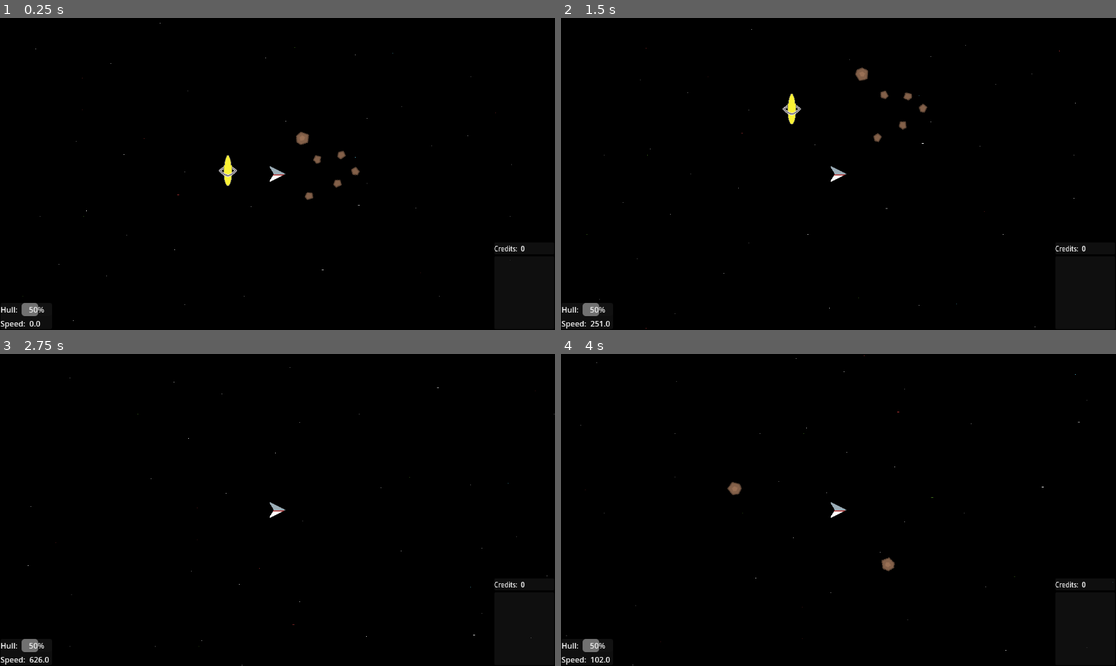
Above: before the commit, frames 1-4 (two rows, left to right).
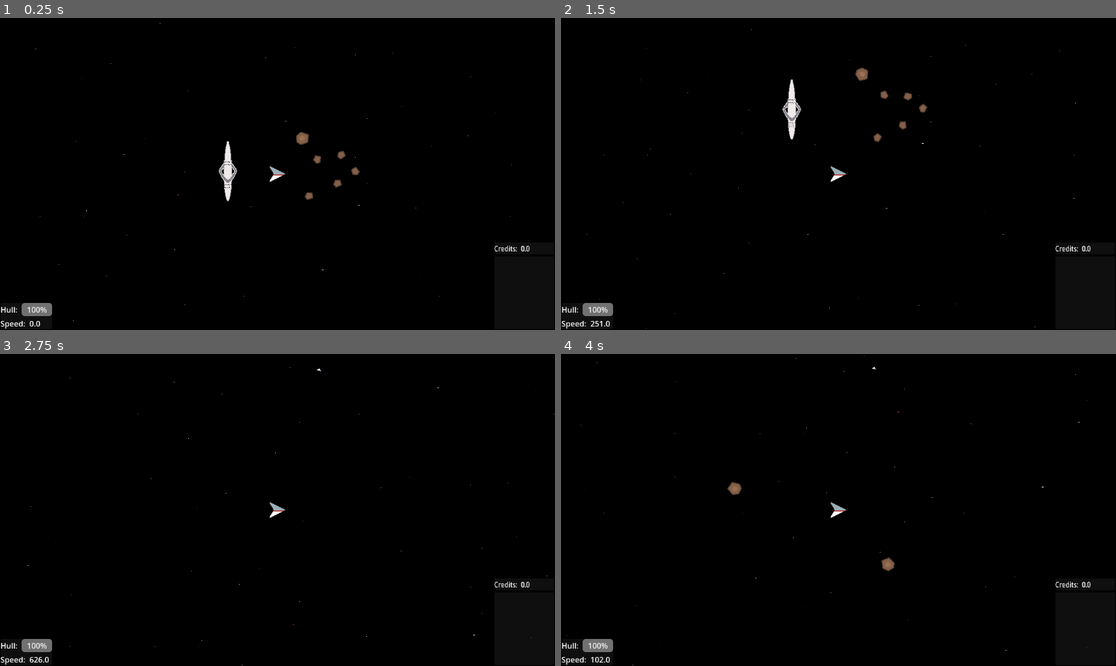
Above: after the commit, the same moments.

Repository: BenjaminRogers/Drone-Tender
Game: Godot game, scene res://Levels/world_1.tscn
The game is run twice, just before and just after one commit, with the same random seed, the same clock (stepped at 60 frames per second) and the same inputs.
Inputs:
- Up to frame 1 (0.25 s): no input
- Up to frame 2 (1.5 s): hold E (lateral_right) 0.53-1.28 s; hold Space (shoot) 0.53-1.28 s; hold S (backwards) from 1.28 s (still down); tap X (Stop) at 1.35 s
- Up to frame 3 (2.75 s): tap Space (shoot) at 1.55 s; release S (backwards) at 2.03 s; hold E (lateral_right) from 2.03 s (still down); hold Space (shoot) from 2.03 s (still down)
- Up to frame 4 (4 s): release E (lateral_right) at 2.78 s; release Space (shoot) at 2.78 s; hold W (forward) 2.78-3.53 s; tap Space (shoot) at 2.85, 3.8 s; hold Q (lateral_left) from 3.53 s (still down); hold X (Stop) from 3.53 s (still down)

The runs differ from the first frame. In frame 1, 0.4% of the frame differs, in the area x 5-96%, y 39-96%; in frame 2, 0.4%, in the area x 5-96%, y 19-96%; in frame 3, 0.1%; in frame 4, 0.1%.

Commit message:
Implemented screen edge navigation marker
Navigation marker points towards nearest station. Also added sound effects, repair system, and minor UI changes

Diff:
--- a/spaceminer/Levels/Objects/Scenes/space_station.gd
+++ b/spaceminer/Levels/Objects/Scenes/space_station.gd
@@ -1,5 +1,6 @@
 extends Node2D
 var value_dict: Dictionary[String, float] = {"Copper": 2.5, "Silver": 4.5, "Gold": 8}
+var repair_cost: float = 2.5
 func buy_resources(object: Node2D):
 	if not object.inventory.is_empty():
 		var received_dict: Dictionary[String, int] = object.inventory
@@ -8,8 +9,12 @@
 			if value_dict.has(key):
 				total_credits += received_dict[key] * value_dict[key]
 		object.credits += total_credits
+		await FloatingText.display_text(str("Credits earned: ", total_credits),object.global_position, "GOLD")
 		object.update_credits()
 		object.clear_inventory()
+	if object.has_method("repair"):
+		if object.current_health < object.max_health:
+			object.repair(repair_cost)
 # Called when the node enters the scene tree for the first time.
 func _ready() -> void:
 	pass # Replace with function body.
--- a/spaceminer/Levels/Objects/Scenes/space_station_1_root.tscn
+++ b/spaceminer/Levels/Objects/Scenes/space_station_1_root.tscn
@@ -1,23 +1,61 @@
-[gd_scene load_steps=4 format=3 uid="uid://biqrgq620lk12"]
+[gd_scene load_steps=9 format=3 uid="uid://biqrgq620lk12"]
 
 [ext_resource type="Script" uid="uid://bp61gi12xbgar" path="res://Levels/Objects/Scenes/space_station.gd" id="1_d60ge"]
-[ext_resource type="Texture2D" uid="uid://duxe5v71kshrc" path="res://Levels/Objects/Sprites/Spacestation1Sprite.png" id="1_o2o5h"]
+[ext_resource type="Texture2D" uid="uid://xnw30k6ydp5g" path="res://Levels/Objects/Sprites/Spacestation1Sprite-sheet.png" id="2_d60ge"]
+
+[sub_resource type="AtlasTexture" id="AtlasTexture_g3ayh"]
+atlas = ExtResource("2_d60ge")
+region = Rect2(0, 0, 64, 128)
+
+[sub_resource type="AtlasTexture" id="AtlasTexture_jm60d"]
+atlas = ExtResource("2_d60ge")
+region = Rect2(64, 0, 64, 128)
+
+[sub_resource type="AtlasTexture" id="AtlasTexture_r7y15"]
+atlas = ExtResource("2_d60ge")
+region = Rect2(128, 0, 64, 128)
+
+[sub_resource type="AtlasTexture" id="AtlasTexture_tdcgp"]
+atlas = ExtResource("2_d60ge")
+region = Rect2(192, 0, 64, 128)
+
+[sub_resource type="SpriteFrames" id="SpriteFrames_8apgo"]
+animations = [{
+"frames": [{
+"duration": 1.0,
+"texture": SubResource("AtlasTexture_g3ayh")
+}, {
+"duration": 1.0,
+"texture": SubResource("AtlasTexture_jm60d")
+}, {
+"duration": 1.0,
+"texture": SubResource("AtlasTexture_r7y15")
+}, {
+"duration": 1.0,
+"texture": SubResource("AtlasTexture_tdcgp")
+}],
+"loop": true,
+"name": &"default",
+"speed": 5.0
+}]
 
 [sub_resource type="CapsuleShape2D" id="CapsuleShape2D_g3ayh"]
 radius = 9.0
-height = 62.0
+height = 104.0
 
 [node name="SpaceStation1Root" type="Node2D"]
 script = ExtResource("1_d60ge")
 
-[node name="Sprite2D" type="Sprite2D" parent="."]
-texture = ExtResource("1_o2o5h")
+[node name="AnimatedSprite2D" type="AnimatedSprite2D" parent="."]
+sprite_frames = SubResource("SpriteFrames_8apgo")
+autoplay = "default"
+frame_progress = 0.899869
 
-[node name="DepositArea" type="Area2D" parent="."]
+[node name="DepositArea" type="Area2D" parent="AnimatedSprite2D"]
 unique_name_in_owner = true
 collision_layer = 0
 
-[node name="CollisionShape2D" type="CollisionShape2D" parent="DepositArea"]
+[node name="CollisionShape2D" type="CollisionShape2D" parent="AnimatedSprite2D/DepositArea"]
 shape = SubResource("CapsuleShape2D_g3ayh")
 
-[connection signal="body_entered" from="DepositArea" to="." method="buy_resources"]
+[connection signal="body_entered" from="AnimatedSprite2D/DepositArea" to="." method="buy_resources"]
--- /dev/null
+++ b/spaceminer/Levels/station_marker.gd
@@ -0,0 +1,26 @@
+extends Sprite2D
+
+
+@export var target_node_path: NodePath
+var target: Node2D
+
+func _ready():
+	target = get_parent()
+	visible = false # Start hidden
+
+func _process(delta):
+	if target and not target.get_node("VisibleOnScreenNotifier2D").is_on_screen():
+		visible = true
+		# Calculate direction and position marker
+		var camera = get_viewport().get_camera_2d()
+		var camera_center = camera.global_position
+		var direction_to_target = (target.global_position - camera_center).normalized()
+
+		# Clamp marker position to screen edges
+		var viewport_rect = get_viewport_rect()
+		var marker_position = camera_center + direction_to_target * (min(viewport_rect.size.x, viewport_rect.size.y) / 2 - 20) # Adjust padding
+
+		global_position = marker_position
+		look_at(target.global_position) # Make the marker point towards the target
+	else:
+		visible = false
--- /dev/null
+++ b/spaceminer/Levels/visible_on_screen_notifier_2d.gd
@@ -0,0 +1 @@
+extends VisibleOnScreenNotifier2D
--- a/spaceminer/Levels/world_1.tscn
+++ b/spaceminer/Levels/world_1.tscn
@@ -1,11 +1,13 @@
-[gd_scene load_steps=8 format=3 uid="uid://boomig0fm0263"]
+[gd_scene load_steps=10 format=3 uid="uid://boomig0fm0263"]
 
 [ext_resource type="PackedScene" uid="uid://bel4yswwdqdmk" path="res://Ships/ship_1.tscn" id="1_0pcov"]
 [ext_resource type="Script" uid="uid://bolebu1f3s2c5" path="res://Levels/world_1.gd" id="1_mto3p"]
 [ext_resource type="Texture2D" uid="uid://453v3dpe6klu" path="res://Levels/Sprites/space_background_1.png" id="1_s0jy6"]
 [ext_resource type="PackedScene" uid="uid://biqrgq620lk12" path="res://Levels/Objects/Scenes/space_station_1_root.tscn" id="3_oy40b"]
 [ext_resource type="PackedScene" uid="uid://b2776j8ftk1i5" path="res://Levels/Objects/Scenes/tiny_asteroid.tscn" id="4_wpq67"]
+[ext_resource type="Texture2D" uid="uid://cmcgqoc3ks24n" path="res://Levels/Objects/Sprites/ScreenEdgeArrowSprite.png" id="5_8rc3q"]
 [ext_resource type="PackedScene" uid="uid://b0haaatn34hdh" path="res://Levels/Objects/Scenes/small_asteroid_root.tscn" id="5_w8bc6"]
+[ext_resource type="Script" uid="uid://dju1t6ewadxk0" path="res://Levels/station_marker.gd" id="6_i3h8e"]
 
 [sub_resource type="Curve2D" id="Curve2D_2lxla"]
 _data = {
@@ -43,6 +45,13 @@
 [node name="SpaceStation1Root" parent="." instance=ExtResource("3_oy40b")]
 position = Vector2(471, 313)
 
+[node name="VisibleOnScreenNotifier2D" type="VisibleOnScreenNotifier2D" parent="SpaceStation1Root"]
+unique_name_in_owner = true
+
+[node name="Sprite2D2" type="Sprite2D" parent="SpaceStation1Root"]
+texture = ExtResource("5_8rc3q")
+script = ExtResource("6_i3h8e")
+
 [node name="AsteroidContainer" type="Node2D" parent="."]
 unique_name_in_owner = true
 
--- a/spaceminer/Ships/Projectiles/green_laser_root.tscn
+++ b/spaceminer/Ships/Projectiles/green_laser_root.tscn
@@ -1,7 +1,9 @@
-[gd_scene load_steps=4 format=3 uid="uid://dus81mwa5sfry"]
+[gd_scene load_steps=6 format=3 uid="uid://dus81mwa5sfry"]
 
 [ext_resource type="Texture2D" uid="uid://btmqqfmrsnrq0" path="res://Ships/Sprites/green_laser_sprite.png" id="1_8ckxr"]
 [ext_resource type="Script" uid="uid://bd2v2j7vjqc11" path="res://Ships/Projectiles/projectile.gd" id="1_hso3b"]
+[ext_resource type="AudioStream" uid="uid://cfk0lcsn4r3l2" path="res://Ships/Sounds/laserShoot.wav" id="3_dnfti"]
+[ext_resource type="AudioStream" uid="uid://bkvnvc1aey552" path="res://Ships/Sounds/laserConnect.wav" id="4_1avis"]
 
 [sub_resource type="SegmentShape2D" id="SegmentShape2D_hso3b"]
 b = Vector2(5, 0)
@@ -20,4 +22,12 @@
 scale = Vector2(1, 0.351155)
 shape = SubResource("SegmentShape2D_hso3b")
 
+[node name="FiredSound" type="AudioStreamPlayer2D" parent="."]
+unique_name_in_owner = true
+stream = ExtResource("3_dnfti")
+
+[node name="ConnectSound" type="AudioStreamPlayer2D" parent="."]
+unique_name_in_owner = true
+stream = ExtResource("4_1avis")
+
 [connection signal="body_entered" from="." to="." method="_on_body_entered"]
--- a/spaceminer/Ships/Projectiles/projectile.gd
+++ b/spaceminer/Ships/Projectiles/projectile.gd
@@ -4,21 +4,26 @@
 @export var max_range = 350
 @export var speed = 750
 var damage = 5
+var is_moving = true
+signal hit_target
 # Called when the node enters the scene tree for the first time.
 func _ready() -> void:
+	connect("hit_target", get_parent().get_parent()._on_projectile_connect)
 	speed += get_parent().get_parent().actual_speed # Replace with function body.
-
 
 # Called every frame. 'delta' is the elapsed time since the previous frame.
 func _physics_process(delta: float) -> void:
-	var direction = Vector2.RIGHT.rotated(rotation)
-	position += direction * speed * delta
-	travelled_distance += speed * delta
-	if travelled_distance > max_range:
-		self.queue_free()
+	if is_moving:
+		var direction = Vector2.RIGHT.rotated(rotation)
+		position += direction * speed * delta
+		travelled_distance += speed * delta
+		if travelled_distance > max_range:
+			self.queue_free()
 
 
 func _on_body_entered(body: Node2D) -> void:
+	hit_target.emit()
+	is_moving = false
 	queue_free()
 	if body.has_method("take_damage"):
 		body.take_damage(damage)
--- a/spaceminer/Ships/ship.gd
+++ b/spaceminer/Ships/ship.gd
@@ -4,7 +4,7 @@
 const ACCELERATION: float = 5
 const LATERAL_SPEED: float = .1
 var max_health: float = 100
-var current_health: float = 50
+var current_health: float = 100
 var credits: float = 0.0
 var max_projectiles: int = 3
 var previous_position: Vector2
@@ -16,11 +16,29 @@
 var inventory: Dictionary[String, int]
 var collision_leeway: float = 100.0
 var collision_damage: float = .05
+func repair(cost: float) -> void:
+	var repairs_needed = max_health - current_health
+	var total_cost = repairs_needed * cost
+	if total_cost < credits:
+		credits -= total_cost
+		FloatingText.display_text(str("Repair cost: ", total_cost), global_position, "RED")
+		current_health = max_health
+		update_credits()
+		%HealthBar.value = current_health
+	else:
+		var partial_repair = snappedf((credits / cost), .01)
+		var leftover_credits = snappedf((fmod(credits, cost)), .01)
+		FloatingText.display_text(str("Repair cost: ", credits - leftover_credits), global_position, "RED")
+		current_health += partial_repair
+		credits = snappedf(leftover_credits, .01)
+		update_credits()
+		%HealthBar.value = current_health
 func take_collision_damage() -> void:
-	var collision_speed = actual_speed - collision_leeway
-	FloatingText.display_text((collision_speed * collision_damage), global_position, "RED")
-	current_health -= collision_speed * collision_damage
-	%HealthBar.value = current_health
+	if actual_speed > collision_leeway:
+		var collision_speed = actual_speed - collision_leeway
+		FloatingText.display_text((collision_speed * collision_damage), global_position, "RED")
+		current_health -= collision_speed * collision_damage
+		%HealthBar.value = current_health
 func update_credits() -> void:
 	%CreditsLabel.text = str(credits)
 func clear_inventory() -> void:
@@ -48,10 +66,12 @@
 func fire_projectile(projectile: Resource) -> void:
 	var projectile_instance = projectile.instantiate()
 	%AimOrigin.add_child(projectile_instance)
+	%FiredSound.play()
 	projectile_instance.global_position = %AimOrigin.global_position
 	projectile_instance.global_rotation = %AimOrigin.global_rotation
 	#projectile_instance.speed += abs(velocity.x + velocity.y)
-
+func _on_projectile_connect() -> void:
+	%ConnectSound.play()
 func _physics_process(delta: float) -> void:
 	var direction_input = Input.get_axis("backwards", "forward")
 	var rotation_input = Input.get_axis("rotate_left", "rotate_right")
--- a/spaceminer/Ships/ship_1.tscn
+++ b/spaceminer/Ships/ship_1.tscn
@@ -1,8 +1,10 @@
-[gd_scene load_steps=5 format=3 uid="uid://bel4yswwdqdmk"]
+[gd_scene load_steps=7 format=3 uid="uid://bel4yswwdqdmk"]
 
 [ext_resource type="Script" uid="uid://dlnbf0u4v7t0w" path="res://Ships/ship.gd" id="1_386x3"]
 [ext_resource type="Texture2D" uid="uid://c2sf77v7jdvqj" path="res://Ships/Sprites/Ship1Sprite.png" id="2_3j2h8"]
 [ext_resource type="Script" uid="uid://dubknthuk1s2s" path="res://Ships/inventory_ui.gd" id="3_oqpsa"]
+[ext_resource type="AudioStream" uid="uid://cfk0lcsn4r3l2" path="res://Ships/Sounds/laserShoot.wav" id="4_jdu3k"]
+[ext_resource type="AudioStream" uid="uid://bkvnvc1aey552" path="res://Ships/Sounds/laserConnect.wav" id="4_p2guy"]
 
 [sub_resource type="CircleShape2D" id="CircleShape2D_3j2h8"]
 
@@ -105,6 +107,14 @@
 [node name="CreditsLabel" type="Label" parent="HUDLayer/PanelContainer2/MarginContainer/HBoxContainer"]
 unique_name_in_owner = true
 layout_mode = 2
-text = "0"
+text = "0.0"
+
+[node name="FiredSound" type="AudioStreamPlayer2D" parent="."]
+unique_name_in_owner = true
+stream = ExtResource("4_jdu3k")
+
+[node name="ConnectSound" type="AudioStreamPlayer2D" parent="."]
+unique_name_in_owner = true
+stream = ExtResource("4_p2guy")
 
 [connection signal="body_entered" from="CollectionArea" to="." method="add_to_inventory"]
--- a/spaceminer/Singletons/floating_text.gd
+++ b/spaceminer/Singletons/floating_text.gd
@@ -12,6 +12,7 @@
 	text_label.label_settings.font_size = 20
 	text_label.label_settings.outline_color = "#000"
 	text_label.label_settings.outline_size = 10
+	text_label.z_index = 5
 	call_deferred("add_child", text_label)
 	await text_label.resized
 	text_label.global_position.x = position.x - (text_label.size.x / 2)
Binary file added: spaceminer/Levels/Objects/Sprites/ScreenEdgeArrowSprite.png
Not shown, added: spaceminer/Levels/Objects/Sprites/ScreenEdgeArrowSprite.png.import
Binary file added: spaceminer/Levels/Objects/Sprites/Spacestation1Sprite-sheet.png
Not shown, added: spaceminer/Levels/Objects/Sprites/Spacestation1Sprite-sheet.png.import
Not shown, added: spaceminer/Levels/station_marker.gd.uid
Not shown, added: spaceminer/Levels/visible_on_screen_notifier_2d.gd.uid
Not shown, added: spaceminer/Ships/Sounds/laserConnect.wav.import
Not shown, added: spaceminer/Ships/Sounds/laserShoot.wav.import
Not shown, added: spaceminer/Ships/Sounds/laserConnect.wav
Not shown, added: spaceminer/Ships/Sounds/laserShoot.wav
